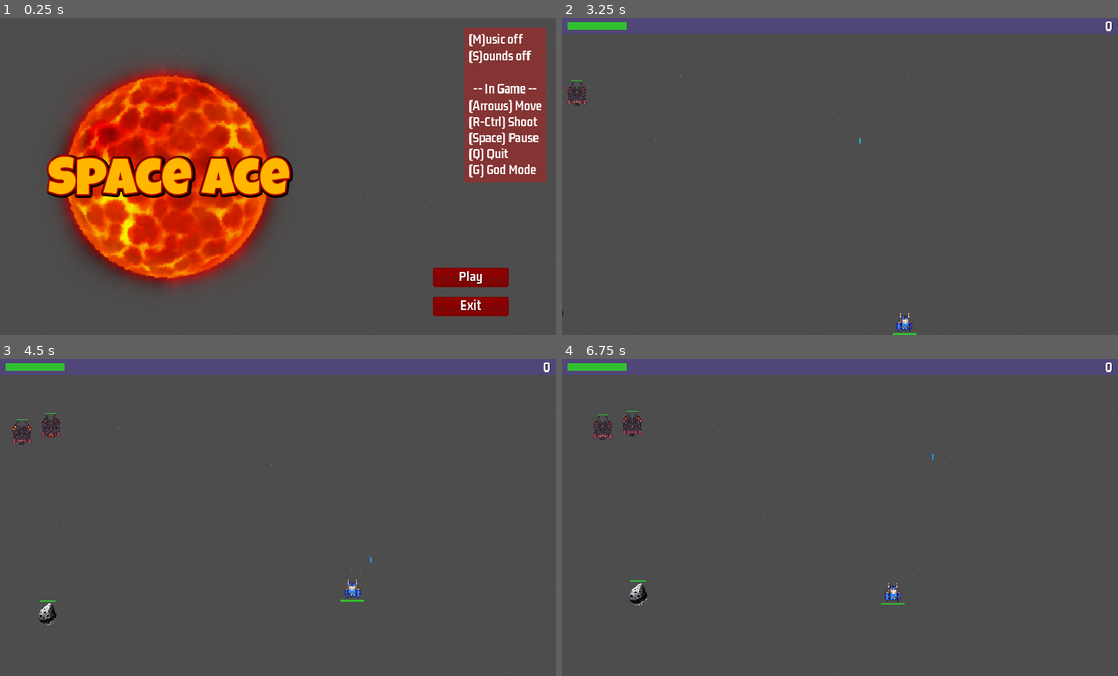
Above: before the commit, frames 1-4 (two rows, left to right).
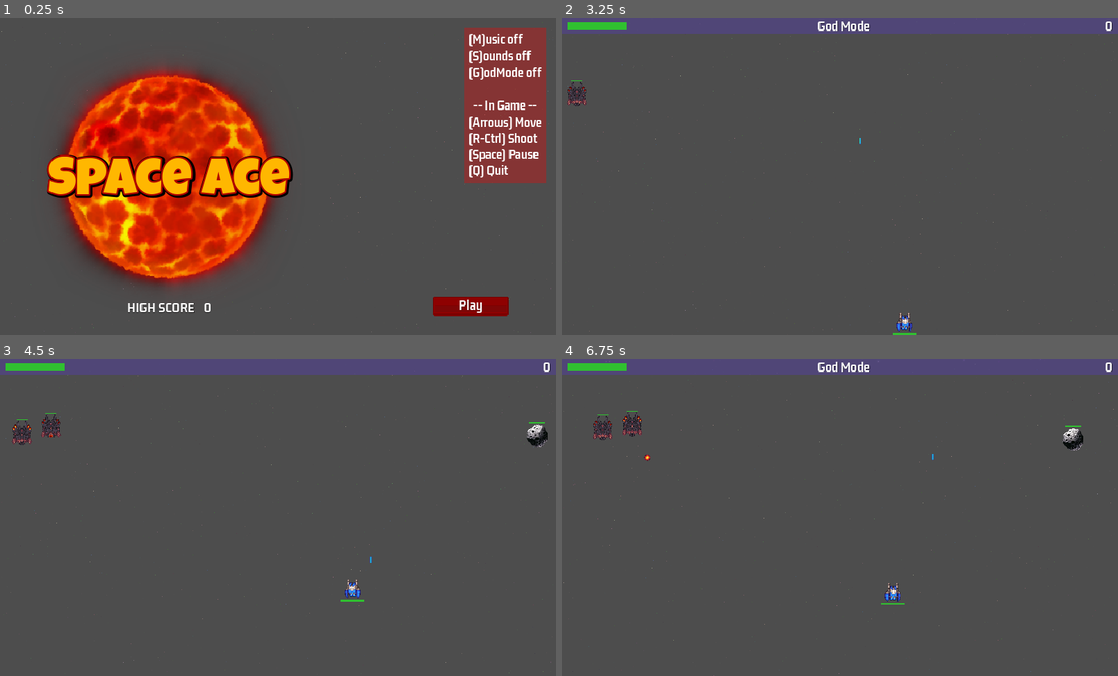
Above: after the commit, the same moments.

Repository: JerryHobby/Space-Ace
Game: Godot game, scene res://Scenes/main.tscn
The game is run twice, just before and just after one commit, with the same random seed, the same clock (stepped at 60 frames per second) and the same inputs.
Inputs (mouse positions are in pixels of both pictures, inside the frame that each line leads up to):
- Up to frame 1 (0.25 s): no input
- Up to frame 2 (3.25 s): click "Play" at 0.5 s; move the mouse to (962, 160) at 1.27 s; hold Right (right) 1.28-2.03 s; hold Alt (shoot) 1.28-2.03 s; tap M (music) at 1.35 s; move the mouse to (728, 192) at 2.02 s; hold Down (down) 2.03-2.78 s; tap Alt (shoot) at 2.1 s; tap S (sounds) at 2.3, 2.85 s; move the mouse to (895, 106) at 2.77 s; hold Right (right) from 2.78 s (still down); tap G (god_mode, bound only after the commit) at 3.05 s
- Up to frame 3 (4.5 s): move the mouse to (250, 580) at 3.52 s; release Right (right) at 3.53 s; hold Up (up) 3.53-4.28 s; tap G (god_mode, bound only after the commit) at 3.6 s; tap M (music) at 3.8, 4.35 s; move the mouse to (444, 565) at 4.27 s; hold Left (left) from 4.28 s (still down); hold Alt (shoot) from 4.28 s (still down)
- Up to frame 4 (6.75 s): tap Space (pause) at 4.9, 6.5 s; move the mouse to (673, 469) at 5.02 s; release Alt (shoot) at 5.03 s; tap Alt (shoot) at 5.1 s; tap S (sounds) at 5.3, 5.85 s; tap Enter at 5.75 s; move the mouse to (867, 517) at 5.77 s; release Left (left) at 5.78 s; hold Down (down) 5.78-6.53 s; tap G (god_mode, bound only after the commit) at 6.05, 6.6 s; move the mouse to (756, 438) at 6.52 s; hold Right (right) from 6.53 s (still down)

The runs differ from the first frame. In frame 1, 2.7% of the frame differs, in the area x 23-99%, y 15-93%; in frame 2, 0.2%; in frame 3, 0.3%; in frame 4, 0.5%.

Commit message:
high score and god mode

Diff:
--- a/Scenes/Enemies/asteroid.gd
+++ b/Scenes/Enemies/asteroid.gd
@@ -26,6 +26,10 @@
 
 func set_sprite(s:Texture):
 	sprite_2d.texture = s
+
+
+func hide_health() -> void:
+	health_bar.hide()
 
 
 func _on_area_2d_area_entered(area):
--- a/Scenes/Enemies/asteroid_manager.gd
+++ b/Scenes/Enemies/asteroid_manager.gd
@@ -8,6 +8,8 @@
 	preload("res://assets/asteroids/a3.png"),
 ]
 
+@export var demo_mode:bool = false
+
 const WAIT_TIME:float = 20.0
 const WAIT_VAR:float = 2.0
 const INITIAL_DELAY:float = 2
@@ -15,8 +17,12 @@
 @onready var timer = $Timer
 @onready var paths = $Paths.get_children()
 
+var _wait_time:float = WAIT_TIME
+
+
 func _ready():
-	await get_tree().create_timer(INITIAL_DELAY).timeout
+	if !demo_mode:
+		await get_tree().create_timer(INITIAL_DELAY).timeout
 	spawn_asteroid()
 
 
@@ -27,7 +33,13 @@
 
 	p.add_child(asteroid)
 	asteroid.set_sprite(s)
-	Utils.set_and_start_time(timer, WAIT_TIME, WAIT_VAR)
+
+	if demo_mode:
+		asteroid.hide_health()
+		Utils.set_and_start_time(timer, 10, 0)
+	else:
+		_wait_time -= GameData.ACCELERATOR
+		Utils.set_and_start_time(timer, WAIT_TIME, WAIT_VAR)
 
 
 func _on_timer_timeout():
--- a/Scenes/Enemies/enemy_basic.gd
+++ b/Scenes/Enemies/enemy_basic.gd
@@ -72,7 +72,7 @@
 		bullet_speed,
 		bullet_damage )
 
-	get_tree().root.add_child(bullet)
+	get_tree().current_scene.add_child(bullet)
 	start_shoot_timer()
 
 
--- a/Scenes/Enemies/saucer.gd
+++ b/Scenes/Enemies/saucer.gd
@@ -53,7 +53,7 @@
 
 func shoot() -> void:
 	var missile = _missile_scene.instantiate()
-	get_tree().root.add_child(missile)
+	get_tree().current_scene.add_child(missile)
 	missile.global_position = global_position
 
 
--- a/Scenes/game_ui.gd
+++ b/Scenes/game_ui.gd
@@ -2,28 +2,26 @@
 
 @onready var health_bar = $ColorRect/MarginContainer/HBoxContainer/HealthBar
 @onready var score_label = $ColorRect/MarginContainer/HBoxContainer/ScoreLabel
+@onready var god_label = $ColorRect/MarginContainer/HBoxContainer/GodLabel
 
 # Called when the node enters the scene tree for the first time.
 func _ready():
 	SignalManager.on_health_bonus.connect(on_health_bonus)
 	SignalManager.on_score_updated.connect(on_score_updated)
 	SignalManager.on_player_hit.connect(on_player_hit)
+	SignalManager.god_mode.connect(god_mode)
+	god_mode()
 
 
-func format_score(v:int) -> String:
-	var s = str(v)
-	if s.length() > 9:
-		s = s.insert(s.length() - 9, ",")
-	if s.length() > 6:
-		s = s.insert(s.length() - 6, ",")
-	if s.length() > 3:
-		s = s.insert(s.length() - 3, ",")
-
-	return s
+func god_mode() -> void:
+	if GameManager.god_mode():
+		god_label.show()
+	else:
+		god_label.hide()
 
 
 func on_score_updated(v:int) -> void:
-	score_label.text = format_score(v)
+	score_label.text = ScoreManager.get_score_formatted()
 
 
 func on_player_hit(v:int) -> void:
--- a/Scenes/game_ui.tscn
+++ b/Scenes/game_ui.tscn
@@ -40,6 +40,15 @@
 layout_mode = 2
 size_flags_vertical = 4
 
+[node name="GodLabel" type="Label" parent="ColorRect/MarginContainer/HBoxContainer"]
+visible = false
+layout_mode = 2
+size_flags_horizontal = 3
+text = "God Mode"
+label_settings = ExtResource("2_mr5j0")
+horizontal_alignment = 2
+vertical_alignment = 1
+
 [node name="ScoreLabel" type="Label" parent="ColorRect/MarginContainer/HBoxContainer"]
 layout_mode = 2
 size_flags_horizontal = 3
--- a/Scenes/level.gd
+++ b/Scenes/level.gd
@@ -18,6 +18,9 @@
 	if Input.is_action_just_pressed("sounds"):
 		GameManager.toggle_sounds()
 
+	if Input.is_action_just_pressed("god_mode"):
+		GameManager.toggle_god_mode()
+
 	if Input.is_action_pressed("shoot"):
 		pass
 
--- a/Scenes/main.gd
+++ b/Scenes/main.gd
@@ -5,6 +5,9 @@
 
 @onready var music_label = $CanvasLayer/MarginContainer/CanvasLayer2/MarginContainer/MarginContainer/VBoxContainer/MusicLabel
 @onready var sound_label = $CanvasLayer/MarginContainer/CanvasLayer2/MarginContainer/MarginContainer/VBoxContainer/SoundLabel
+@onready var god_mode_label = $CanvasLayer/MarginContainer/CanvasLayer2/MarginContainer/MarginContainer/VBoxContainer/GodModeLabel
+@onready var high_score_label = $CanvasLayer/MarginContainer/CanvasLayer/MarginContainer/HBoxContainer/HighScoreLabel
+
 
 
 func _ready():
@@ -22,6 +25,14 @@
 	if Input.is_action_just_pressed("sounds"):
 		GameManager.toggle_sounds()
 		set_labels()
+
+	if Input.is_action_just_pressed("god_mode"):
+		GameManager.toggle_god_mode()
+		set_labels()
+
+	if Input.is_action_just_pressed("pause"):
+		GameManager.load_level_scene()
+
 
 
 func play_music():
@@ -42,6 +53,13 @@
 	else:
 		sound_label.text = "(S)ounds off"
 
+	if GameManager.god_mode():
+		god_mode_label.text = "(G)odMode on"
+	else:
+		god_mode_label.text = "(G)odMode off"
+
+	high_score_label.text = ScoreManager.get_high_score_formatted()
+
 
 func _on_play_button_pressed():
 	GameManager.load_level_scene()
--- a/Scenes/main.tscn
+++ b/Scenes/main.tscn
@@ -13,6 +13,7 @@
 [ext_resource type="FontFile" uid="uid://btkveqgboeckf" path="res://assets/fonts/gemunu-libre-v8-latin-700.ttf" id="8_034v6"]
 [ext_resource type="Texture2D" uid="uid://dae522f57lu27" path="res://assets/ui/red_button01.png" id="9_713ea"]
 [ext_resource type="AudioStream" uid="uid://c2ptaevxktudd" path="res://assets/sounds/loops/TitleScreen.mp3" id="12_1gb2p"]
+[ext_resource type="PackedScene" uid="uid://e0dhjac2qeu7" path="res://Scenes/Enemies/asteroid_manager.tscn" id="14_g7tps"]
 
 [sub_resource type="LabelSettings" id="LabelSettings_cgn7e"]
 font = ExtResource("8_034v6")
@@ -65,6 +66,9 @@
 grow_vertical = 2
 texture = ExtResource("3_d6183")
 
+[node name="AsteroidManager" parent="CanvasLayer" instance=ExtResource("14_g7tps")]
+demo_mode = true
+
 [node name="MarginContainer" type="MarginContainer" parent="CanvasLayer"]
 anchors_preset = 15
 anchor_right = 1.0
@@ -87,6 +91,7 @@
 size_flags_vertical = 0
 
 [node name="Sun" parent="CanvasLayer/MarginContainer/VBoxContainer3/VBoxContainer2" instance=ExtResource("5_so1n2")]
+z_index = -1
 position = Vector2(341, 83)
 scale = Vector2(2.1, 2.1)
 offset = Vector2(-19, 2.08165e-12)
@@ -132,6 +137,7 @@
 vertical_alignment = 1
 
 [node name="ExitButton" type="TextureButton" parent="CanvasLayer/MarginContainer/VBoxContainer"]
+visible = false
 layout_mode = 2
 texture_normal = ExtResource("7_7evgi")
 texture_pressed = ExtResource("6_meu2g")
@@ -190,6 +196,11 @@
 text = "(S)ounds"
 label_settings = SubResource("LabelSettings_cgn7e")
 
+[node name="GodModeLabel" type="Label" parent="CanvasLayer/MarginContainer/CanvasLayer2/MarginContainer/MarginContainer/VBoxContainer"]
+layout_mode = 2
+text = "(G)od Mode"
+label_settings = SubResource("LabelSettings_cgn7e")
+
 [node name="InGameLabel" type="Label" parent="CanvasLayer/MarginContainer/CanvasLayer2/MarginContainer/MarginContainer/VBoxContainer"]
 layout_mode = 2
 text = "
@@ -202,9 +213,43 @@
 text = "(Arrows) Move
 (R-Ctrl) Shoot
 (Space) Pause
-(Q) Quit
-(G) God Mode"
-label_settings = SubResource("LabelSettings_cgn7e")
+(Q) Quit"
+label_settings = SubResource("LabelSettings_cgn7e")
+
+[node name="CanvasLayer" type="CanvasLayer" parent="CanvasLayer/MarginContainer"]
+
+[node name="MarginContainer" type="MarginContainer" parent="CanvasLayer/MarginContainer/CanvasLayer"]
+anchors_preset = 12
+anchor_top = 1.0
+anchor_right = 1.0
+anchor_bottom = 1.0
+offset_top = -90.0
+offset_right = -600.0
+grow_horizontal = 2
+grow_vertical = 0
+theme_override_constants/margin_left = 50
+theme_override_constants/margin_bottom = 50
+
+[node name="HBoxContainer" type="HBoxContainer" parent="CanvasLayer/MarginContainer/CanvasLayer/MarginContainer"]
+layout_mode = 2
+size_flags_horizontal = 4
+theme_override_constants/separation = 22
+
+[node name="HighScoreTitleLabel" type="Label" parent="CanvasLayer/MarginContainer/CanvasLayer/MarginContainer/HBoxContainer"]
+layout_mode = 2
+size_flags_horizontal = 3
+text = "HIGH SCORE
+"
+label_settings = ExtResource("8_8bj0v")
+horizontal_alignment = 2
+vertical_alignment = 1
+
+[node name="HighScoreLabel" type="Label" parent="CanvasLayer/MarginContainer/CanvasLayer/MarginContainer/HBoxContainer"]
+layout_mode = 2
+size_flags_horizontal = 3
+text = "-"
+label_settings = ExtResource("8_8bj0v")
+vertical_alignment = 1
 
 [node name="music" type="AudioStreamPlayer" parent="."]
 stream = ExtResource("12_1gb2p")
--- a/Scenes/player.gd
+++ b/Scenes/player.gd
@@ -90,7 +90,7 @@
 		bullet_direction,
 		bullet_speed,
 		bullet_damage )
-	get_tree().root.add_child(bullet)
+	get_tree().current_scene.add_child(bullet)
 
 
 func _on_area_entered(area):
@@ -119,6 +119,10 @@
 		print("Unrecognized collision")
 		pause()
 
+	if GameManager.god_mode():
+		damage = 0
+		ScoreManager.used_cheats()
+
 	SignalManager.on_player_hit.emit(damage)
 	health_bar.take_damage(damage)
 
--- a/Singletons/GameManager.gd
+++ b/Singletons/GameManager.gd
@@ -5,6 +5,8 @@
 
 var _music = false
 var _sounds = false
+var _god_mode = false
+
 
 func load_main_scene() -> void:
 	get_tree().change_scene_to_packed(main_scene)
@@ -24,3 +26,10 @@
 
 func music() -> bool:
 	return _music
+
+func god_mode() -> bool:
+	return _god_mode
+
+func toggle_god_mode() -> void:
+	_god_mode = !_god_mode
+	SignalManager.god_mode.emit()
--- a/Singletons/ObjectMaker.gd
+++ b/Singletons/ObjectMaker.gd
@@ -33,7 +33,7 @@
 	var powerup = powerup_scene.instantiate()
 	powerup.set_powerup_type(type)
 	powerup.global_position = pos
-	get_tree().root.call_deferred("add_child", powerup)
+	get_tree().current_scene.call_deferred("add_child", powerup)
 
 
 func create_explosion(start_pos: Vector2, parent:Node2D) -> void:
--- a/Singletons/ScoreManager.gd
+++ b/Singletons/ScoreManager.gd
@@ -2,13 +2,50 @@
 
 var _score:int = 0
 var _high_score:int = 0
+var _used_cheat = false
+
+
+func used_cheats() -> void:
+	_used_cheat = true
 
 func increment_score(v:int) -> void:
+	if GameManager.god_mode():
+		used_cheats()
+
 	_score += v
-	if _high_score < _score:
+	if !_used_cheat and _high_score < _score:
 		_high_score = _score
 	SignalManager.on_score_updated.emit(_score)
 
+
+func format_score(v:int) -> String:
+	var s = str(v)
+	if s.length() > 9:
+		s = s.insert(s.length() - 9, ",")
+	if s.length() > 6:
+		s = s.insert(s.length() - 6, ",")
+	if s.length() > 3:
+		s = s.insert(s.length() - 3, ",")
+	return s
+
+
+func get_score() -> int:
+	return _score
+
+
+func get_score_formatted() -> String:
+	return format_score(_score)
+
+
+func get_high_score() -> int:
+	return _high_score
+
+
+func get_high_score_formatted() -> String:
+	return format_score(_high_score)
+
+
 func reset_score() -> void:
 	_score = 0
+	_used_cheat = false
 	SignalManager.on_score_updated.emit(_score)
--- a/Singletons/SignalManager.gd
+++ b/Singletons/SignalManager.gd
@@ -3,6 +3,7 @@
 signal pause
 signal on_powerup_hit(powe_up:GameData.POWERUP_TYPE)
 signal game_over
+signal god_mode
 
 signal on_player_hit(v:int)
 signal on_player_died
--- a/project.godot
+++ b/project.godot
@@ -79,6 +79,11 @@
 "events": [Object(InputEventKey,"resource_local_to_scene":false,"resource_name":"","device":-1,"window_id":0,"alt_pressed":false,"shift_pressed":false,"ctrl_pressed":false,"meta_pressed":false,"pressed":false,"keycode":0,"physical_keycode":83,"key_label":0,"unicode":115,"echo":false,"script":null)
 ]
 }
+god_mode={
+"deadzone": 0.5,
+"events": [Object(InputEventKey,"resource_local_to_scene":false,"resource_name":"","device":-1,"window_id":0,"alt_pressed":false,"shift_pressed":false,"ctrl_pressed":false,"meta_pressed":false,"pressed":false,"keycode":0,"physical_keycode":71,"key_label":0,"unicode":103,"echo":false,"script":null)
+]
+}
 
 [layer_names]
 
Not shown: 1 places in Scenes/main.tscn that only renumber resources
